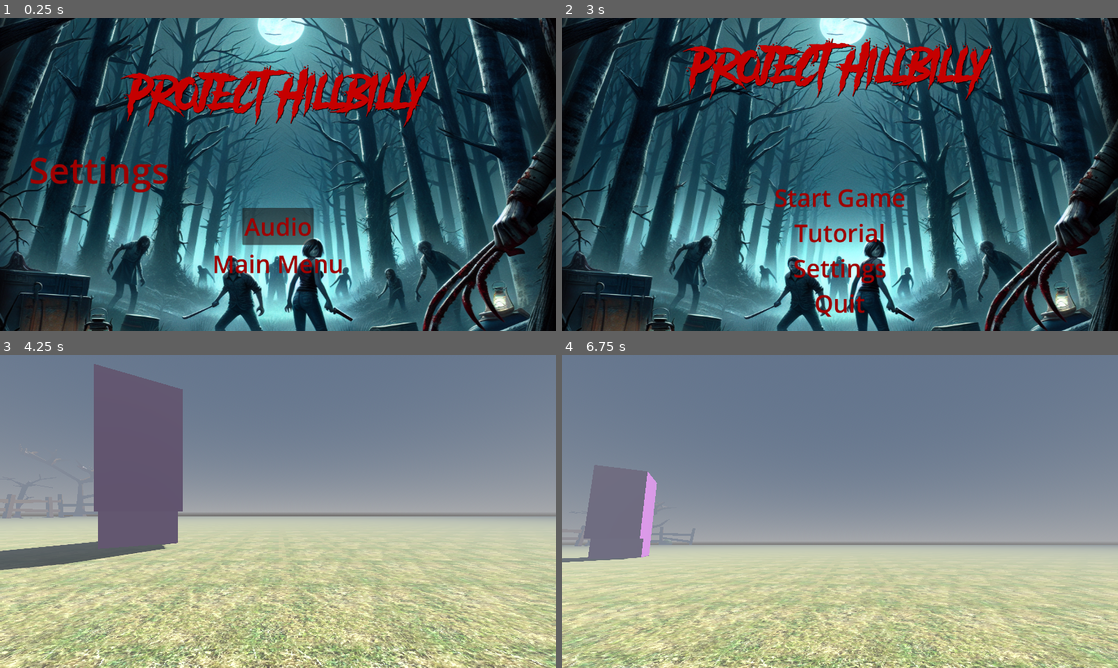
Above: before the commit, frames 1-4 (two rows, left to right).
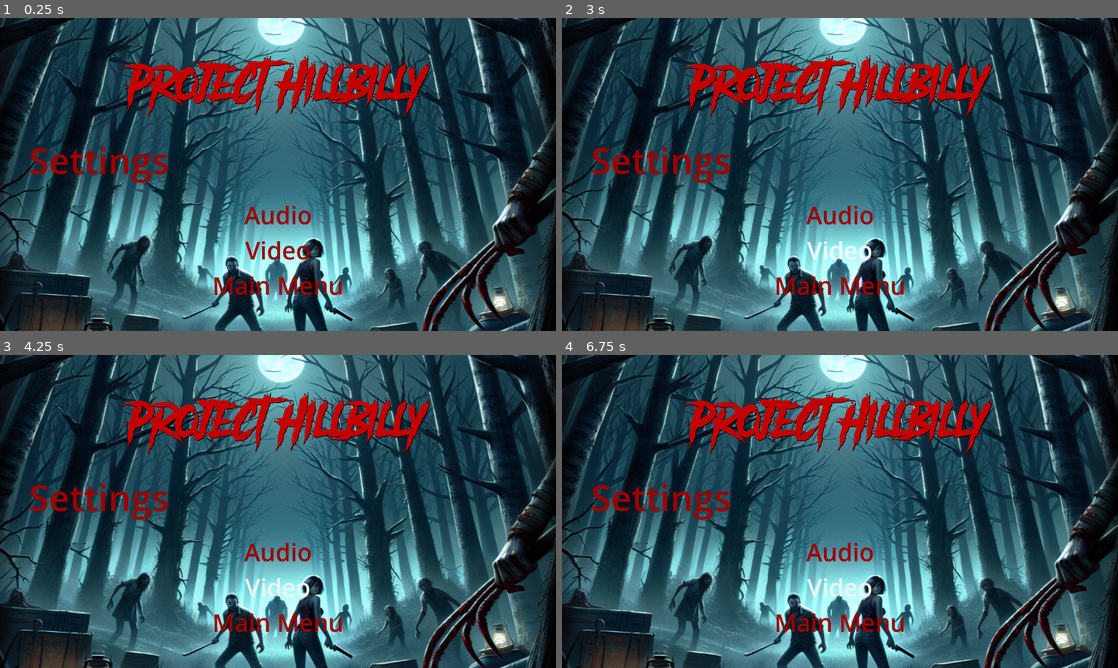
Above: after the commit, the same moments.

Repository: thedevbones/project-hillbilly
Game: Godot game, scene res://Settings_menu.tscn
Same seed, same stepped clock (60 frames per second), same inputs: the game is played once before the commit and once after it. This scene is started directly instead of the project's main scene.
Inputs (mouse positions are in pixels of both pictures, inside the frame that each line leads up to):
- Up to frame 1 (0.25 s): no input
- Up to frame 2 (3 s): click "Main Menu" at 0.5 s; click "Tutorial" at 1.25 s; click "Settings" at 2 s; click (840, 249) at 2.75 s, where only the run after the commit has a clickable "Video"
- Up to frame 3 (4.25 s): click (278, 533) at 3.5 s, where only the run before the commit has a clickable "Start Game"
- Up to frame 4 (6.75 s): move the mouse to (867, 511) at 4.27 s; hold D (walk_right) 4.28-5.03 s; hold Ctrl (crouch) 4.28-5.03 s; tap Space (jump) at 4.52, 5.27 s; move the mouse to (812, 511) at 5.02 s; hold S (walk_back) 5.03-5.78 s; tap Shift (sprint) at 5.1 s; move the mouse to (851, 505) at 5.77 s; hold D (walk_right) from 5.78 s (still down); tap W (walk_foward) at 5.85 s; move the mouse to (834, 517) at 6.52 s; tap Ctrl (crouch) at 6.6 s

The runs differ from the first frame. In frame 1, 9.5% of the frame differs, in the area x 5-78%, y 11-89%; in frame 2, 10%; in frame 3, 99%, in the area x 0-100%, y 0-100%; in frame 4, 99%.

Commit message:
Created the Pause menu

Diff:
--- /dev/null
+++ b/PauseMenu.gd
@@ -0,0 +1,8 @@
+extends Control
+
+func _on_menu_btn_pressed():
+	get_tree().change_scene_to_file("res://main_menu.tscn")
+
+
+func _on_quit_btn_pressed():
+	get_tree().quit()
--- a/Settings_menu.tscn
+++ b/Settings_menu.tscn
@@ -10,6 +10,16 @@
 [sub_resource type="SystemFont" id="SystemFont_uxq3o"]
 
 [sub_resource type="SystemFont" id="SystemFont_5q2hv"]
+
+[sub_resource type="StyleBoxEmpty" id="StyleBoxEmpty_8fepr"]
+
+[sub_resource type="StyleBoxEmpty" id="StyleBoxEmpty_055bx"]
+
+[sub_resource type="StyleBoxEmpty" id="StyleBoxEmpty_g64q6"]
+
+[sub_resource type="StyleBoxEmpty" id="StyleBoxEmpty_328te"]
+
+[sub_resource type="StyleBoxEmpty" id="StyleBoxEmpty_ukwt0"]
 
 [sub_resource type="StyleBoxEmpty" id="StyleBoxEmpty_dvevm"]
 
@@ -71,7 +81,7 @@
 custom_minimum_size = Vector2(2.08165e-12, 150)
 layout_mode = 2
 
-[node name="Label" type="Label" parent="SettingsControl/MarginContainer/VBoxContainer/MarginContainer"]
+[node name="SettingsBanner" type="Label" parent="SettingsControl/MarginContainer/VBoxContainer/MarginContainer"]
 layout_mode = 2
 size_flags_horizontal = 0
 theme_override_colors/font_color = Color(0.618984, 0, 0, 1)
@@ -83,9 +93,32 @@
 layout_mode = 2
 size_flags_horizontal = 4
 theme_override_colors/font_color = Color(0.618984, 0, 0, 1)
+theme_override_colors/font_pressed_color = Color(0.365217, 3.08343e-07, 0.00384617, 1)
+theme_override_colors/font_hover_color = Color(0.96344, 0.973835, 0.998336, 1)
 theme_override_fonts/font = SubResource("SystemFont_5q2hv")
 theme_override_font_sizes/font_size = 50
+theme_override_styles/normal = SubResource("StyleBoxEmpty_8fepr")
+theme_override_styles/hover = SubResource("StyleBoxEmpty_055bx")
+theme_override_styles/pressed = SubResource("StyleBoxEmpty_g64q6")
+theme_override_styles/disabled = SubResource("StyleBoxEmpty_328te")
+theme_override_styles/focus = SubResource("StyleBoxEmpty_ukwt0")
 text = "Audio
+"
+
+[node name="VideoSettingBtn" type="Button" parent="SettingsControl/MarginContainer/VBoxContainer"]
+layout_mode = 2
+size_flags_horizontal = 4
+theme_override_colors/font_color = Color(0.618984, 0, 0, 1)
+theme_override_colors/font_pressed_color = Color(0.365217, 3.08343e-07, 0.00384617, 1)
+theme_override_colors/font_hover_color = Color(0.96344, 0.973835, 0.998336, 1)
+theme_override_fonts/font = SubResource("SystemFont_5q2hv")
+theme_override_font_sizes/font_size = 50
+theme_override_styles/normal = SubResource("StyleBoxEmpty_8fepr")
+theme_override_styles/hover = SubResource("StyleBoxEmpty_055bx")
+theme_override_styles/pressed = SubResource("StyleBoxEmpty_g64q6")
+theme_override_styles/disabled = SubResource("StyleBoxEmpty_328te")
+theme_override_styles/focus = SubResource("StyleBoxEmpty_ukwt0")
+text = "Video
 "
 
 [node name="MainMenuBtn" type="Button" parent="SettingsControl/MarginContainer/VBoxContainer"]
--- /dev/null
+++ b/pause_menu.tscn
@@ -0,0 +1,145 @@
+[gd_scene load_steps=10 format=3 uid="uid://5htpixqj0i6w"]
+
+[ext_resource type="Script" path="res://PauseMenu.gd" id="1_4ss37"]
+[ext_resource type="FontFile" uid="uid://dhcubomh0v2j6" path="res://text/Another Danger - Demo.otf" id="2_pd0hk"]
+[ext_resource type="AudioStream" uid="uid://bwy06py3pjay6" path="res://audio/menu.mp3" id="3_kpdm4"]
+
+[sub_resource type="Theme" id="Theme_754t5"]
+
+[sub_resource type="StyleBoxEmpty" id="StyleBoxEmpty_dvevm"]
+
+[sub_resource type="StyleBoxEmpty" id="StyleBoxEmpty_17rg0"]
+
+[sub_resource type="StyleBoxEmpty" id="StyleBoxEmpty_25dqu"]
+
+[sub_resource type="StyleBoxEmpty" id="StyleBoxEmpty_ap838"]
+
+[sub_resource type="StyleBoxEmpty" id="StyleBoxEmpty_n0aih"]
+
+[node name="Pause Menu" type="CanvasLayer"]
+
+[node name="Control" type="Control" parent="."]
+layout_mode = 3
+anchors_preset = 15
+anchor_right = 1.0
+anchor_bottom = 1.0
+grow_horizontal = 2
+grow_vertical = 2
+theme = SubResource("Theme_754t5")
+script = ExtResource("1_4ss37")
+
+[node name="MarginContainer" type="MarginContainer" parent="Control"]
+z_as_relative = false
+layout_mode = 1
+anchors_preset = 15
+anchor_right = 1.0
+anchor_bottom = 1.0
+grow_horizontal = 2
+grow_vertical = 2
+theme_override_constants/margin_left = 60
+theme_override_constants/margin_top = 80
+theme_override_constants/margin_right = 60
+theme_override_constants/margin_bottom = 80
+
+[node name="VBoxContainer" type="VBoxContainer" parent="Control/MarginContainer"]
+layout_mode = 2
+
+[node name="GameTitle" type="Label" parent="Control/MarginContainer/VBoxContainer"]
+layout_mode = 2
+size_flags_horizontal = 4
+theme_override_colors/font_color = Color(0.772549, 0, 0, 1)
+theme_override_colors/font_shadow_color = Color(0, 0, 0, 1)
+theme_override_colors/font_outline_color = Color(0.0117647, 0.00784314, 0.00392157, 1)
+theme_override_fonts/font = ExtResource("2_pd0hk")
+theme_override_font_sizes/font_size = 90
+text = "Project HillBilly"
+
+[node name="MarginContainer" type="MarginContainer" parent="Control/MarginContainer/VBoxContainer"]
+custom_minimum_size = Vector2(2.08165e-12, 75)
+layout_mode = 2
+
+[node name="ResumeBtn" type="Button" parent="Control/MarginContainer/VBoxContainer"]
+layout_mode = 2
+size_flags_horizontal = 4
+theme_override_colors/font_color = Color(0.618984, 0, 0, 1)
+theme_override_colors/font_pressed_color = Color(0.365217, 3.08343e-07, 0.00384617, 1)
+theme_override_colors/font_hover_color = Color(0.964706, 0.972549, 1, 1)
+theme_override_font_sizes/font_size = 50
+theme_override_styles/normal = SubResource("StyleBoxEmpty_dvevm")
+theme_override_styles/hover = SubResource("StyleBoxEmpty_17rg0")
+theme_override_styles/pressed = SubResource("StyleBoxEmpty_25dqu")
+theme_override_styles/disabled = SubResource("StyleBoxEmpty_ap838")
+theme_override_styles/focus = SubResource("StyleBoxEmpty_n0aih")
+text = "Resume
+"
+
+[node name="TutorialBtn" type="Button" parent="Control/MarginContainer/VBoxContainer"]
+layout_mode = 2
+size_flags_horizontal = 4
+theme_override_colors/font_color = Color(0.618984, 0, 0, 1)
+theme_override_colors/font_pressed_color = Color(0.365217, 3.08343e-07, 0.00384617, 1)
+theme_override_colors/font_hover_color = Color(0.96344, 0.973835, 0.998336, 1)
+theme_override_font_sizes/font_size = 50
+theme_override_styles/normal = SubResource("StyleBoxEmpty_dvevm")
+theme_override_styles/hover = SubResource("StyleBoxEmpty_17rg0")
+theme_override_styles/pressed = SubResource("StyleBoxEmpty_25dqu")
+theme_override_styles/disabled = SubResource("StyleBoxEmpty_ap838")
+theme_override_styles/focus = SubResource("StyleBoxEmpty_n0aih")
+text = "Tutorial
+"
+
+[node name="SettingsBtn" type="Button" parent="Control/MarginContainer/VBoxContainer"]
+layout_mode = 2
+size_flags_horizontal = 4
+size_flags_vertical = 4
+theme_override_colors/font_color = Color(0.618984, 0, 0, 1)
+theme_override_colors/font_pressed_color = Color(0.365217, 3.08343e-07, 0.00384617, 1)
+theme_override_colors/font_hover_color = Color(0.96344, 0.973835, 0.998336, 1)
+theme_override_font_sizes/font_size = 50
+theme_override_styles/normal = SubResource("StyleBoxEmpty_dvevm")
+theme_override_styles/hover = SubResource("StyleBoxEmpty_17rg0")
+theme_override_styles/pressed = SubResource("StyleBoxEmpty_25dqu")
+theme_override_styles/disabled = SubResource("StyleBoxEmpty_ap838")
+theme_override_styles/focus = SubResource("StyleBoxEmpty_n0aih")
+text = "Settings
+"
+
+[node name="MenuBtn" type="Button" parent="Control/MarginContainer/VBoxContainer"]
+layout_mode = 2
+size_flags_horizontal = 4
+size_flags_vertical = 4
+theme_override_colors/font_color = Color(0.618984, 0, 0, 1)
+theme_override_colors/font_pressed_color = Color(0.365217, 3.08343e-07, 0.00384617, 1)
+theme_override_colors/font_hover_color = Color(0.96344, 0.973835, 0.998336, 1)
+theme_override_font_sizes/font_size = 50
+theme_override_styles/normal = SubResource("StyleBoxEmpty_dvevm")
+theme_override_styles/hover = SubResource("StyleBoxEmpty_17rg0")
+theme_override_styles/pressed = SubResource("StyleBoxEmpty_25dqu")
+theme_override_styles/disabled = SubResource("StyleBoxEmpty_ap838")
+theme_override_styles/focus = SubResource("StyleBoxEmpty_n0aih")
+text = "Main Menu"
+
+[node name="QuitBtn" type="Button" parent="Control/MarginContainer/VBoxContainer"]
+layout_mode = 2
+size_flags_horizontal = 4
+theme_override_colors/font_color = Color(0.618984, 0, 0, 1)
+theme_override_colors/font_pressed_color = Color(0.365217, 3.08343e-07, 0.00384617, 1)
+theme_override_colors/font_hover_color = Color(0.96344, 0.973835, 0.998336, 1)
+theme_override_font_sizes/font_size = 50
+theme_override_styles/normal = SubResource("StyleBoxEmpty_dvevm")
+theme_override_styles/hover = SubResource("StyleBoxEmpty_17rg0")
+theme_override_styles/pressed = SubResource("StyleBoxEmpty_25dqu")
+theme_override_styles/disabled = SubResource("StyleBoxEmpty_ap838")
+theme_override_styles/focus = SubResource("StyleBoxEmpty_n0aih")
+text = "Quit
+"
+
+[node name="AudioStreamPlayer" type="AudioStreamPlayer" parent="."]
+stream = ExtResource("3_kpdm4")
+autoplay = true
+
+[connection signal="pressed" from="Control/MarginContainer/VBoxContainer/ResumeBtn" to="Control" method="_on_start_btn_pressed"]
+[connection signal="pressed" from="Control/MarginContainer/VBoxContainer/SettingsBtn" to="Control" method="_on_settings_btn_pressed"]
+[connection signal="pressed" from="Control/MarginContainer/VBoxContainer/MenuBtn" to="Control" method="_on_settings_btn_pressed"]
+[connection signal="pressed" from="Control/MarginContainer/VBoxContainer/MenuBtn" to="Control" method="_on_menu_btn_pressed"]
+[connection signal="pressed" from="Control/MarginContainer/VBoxContainer/QuitBtn" to="Control" method="_on_quit_btn_pressed"]
Not shown: 1 places in Settings_menu.tscn that only renumber resources
